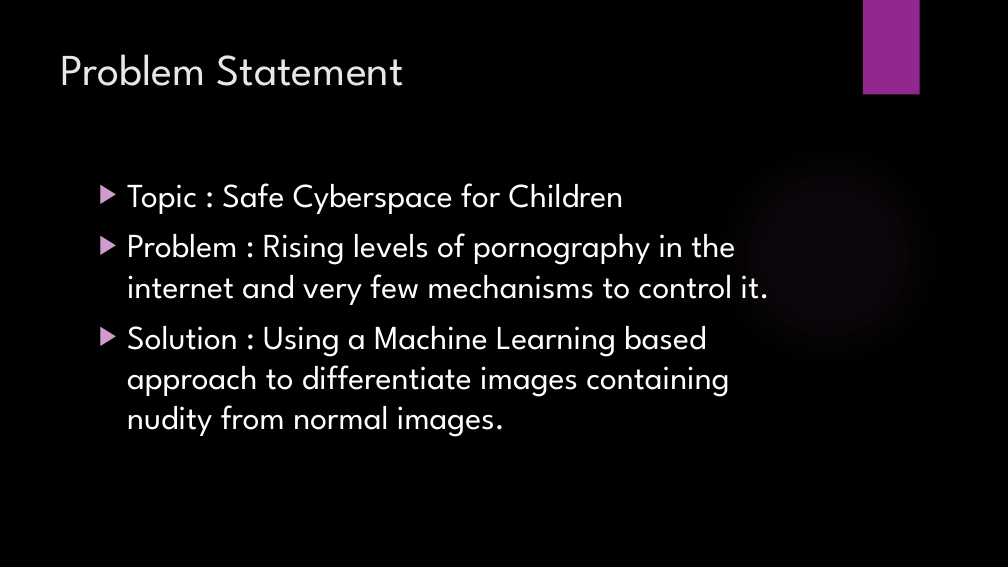
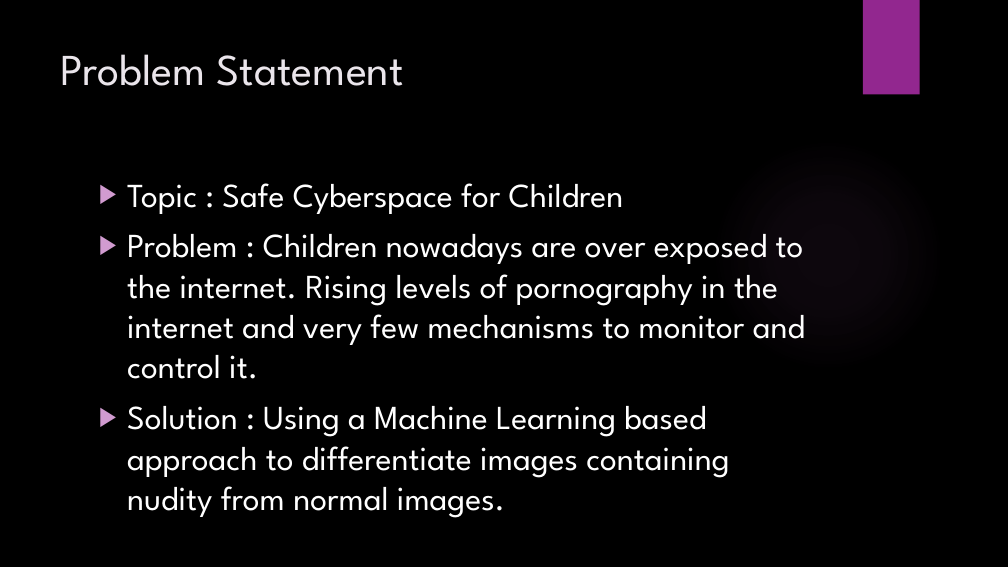
Before and after one commit to Augustinetharakan12/hack-for-tomorrow-main, a slide deck: slide 2 of HackForTomorrow Project.pptx. Drawn at 1008x567 pixels with LibreOffice and Linux fonts; fonts in the diff are those of the drawing; background and template pictures are left out. Boxes give left, top, right and bottom in pixels: in the first picture for what was removed or moved away, otherwise in the second. Text is boxed around its words. In the diff, an @@ line names an element or a change of style, - is before the commit and + after.

Commit message:
ppt

```diff
--- a/HackForTomorrow Project.pptx
+++ b/HackForTomorrow Project.pptx
@@ text at (x1=127, y1=234, x2=805, y2=379): text changed @@
-▶ Problem : Rising levels of pornography in the internet and very few mechanisms to control it.
+▶ Problem : Children nowadays are over exposed to the internet. Rising levels of pornography in the internet and very few mechanisms to monitor and control it.
```
Also in this commit, not shown: 1 slide added, 1 slide removed, 3 other files.
